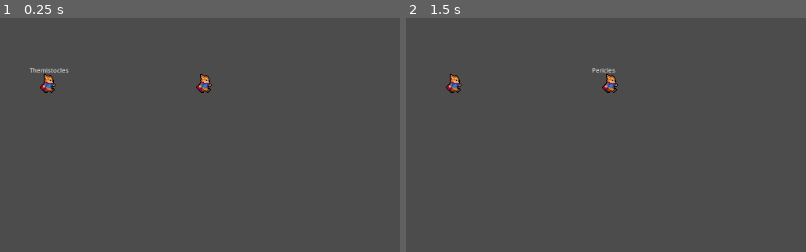
Above: before the commit, frames 1-2 (left to right).
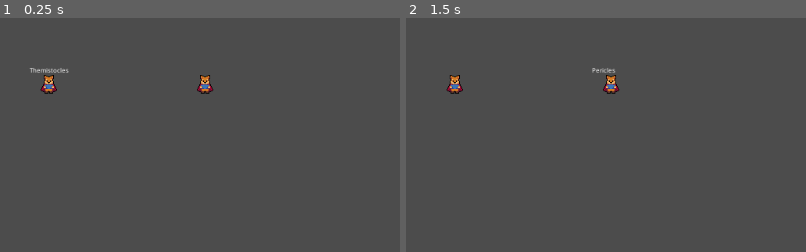
Above: after the commit, the same moments.

Repository: Multi-User-Domain/SimPolis
Game: Godot game, scene res://Main.tscn
The game is run twice, just before and just after one commit, with the same random seed, the same clock (stepped at 60 frames per second) and the same inputs.
Inputs (mouse positions are % of the whole screen's width and height, from its top left):
- Up to frame 1 (0.25 s): no input
- Up to frame 2 (1.5 s): tap Enter at 0.5 s; move the mouse to (6, 14) at 0.52 s; click (6, 14) at 0.67 s; tap Space at 1.25 s; move the mouse to (26, 14) at 1.27 s; click (26, 14) at 1.42 s
The pictures show only the part of the screen within x 0-50%, y 0-50%; the shares and areas given below are measured in that part.

The runs differ from the first frame. In frame 1, 0.4% of the frame differs, in the area x 10-54%, y 23-33%; in frame 2, 0.4%.

Commit message:
added character animations

Diff:
--- a/characters/Player/Player.tscn
+++ b/characters/Player/Player.tscn
@@ -11,6 +11,157 @@
 [sub_resource type="DynamicFont" id=2]
 size = 8
 font_data = ExtResource( 3 )
+
+[sub_resource type="Animation" id=11]
+resource_name = "IdleDown"
+length = 0.1
+loop = true
+tracks/0/type = "value"
+tracks/0/path = NodePath("Sprite:frame")
+tracks/0/interp = 1
+tracks/0/loop_wrap = true
+tracks/0/imported = false
+tracks/0/enabled = true
+tracks/0/keys = {
+"times": PoolRealArray( 0 ),
+"transitions": PoolRealArray( 1 ),
+"update": 1,
+"values": [ 18 ]
+}
+
+[sub_resource type="Animation" id=10]
+resource_name = "IdleLeft"
+length = 0.1
+loop = true
+tracks/0/type = "value"
+tracks/0/path = NodePath("Sprite:frame")
+tracks/0/interp = 1
+tracks/0/loop_wrap = true
+tracks/0/imported = false
+tracks/0/enabled = true
+tracks/0/keys = {
+"times": PoolRealArray( 0 ),
+"transitions": PoolRealArray( 1 ),
+"update": 1,
+"values": [ 12 ]
+}
+
+[sub_resource type="Animation" id=8]
+resource_name = "IdleRight"
+length = 0.1
+loop = true
+tracks/0/type = "value"
+tracks/0/path = NodePath("Sprite:frame")
+tracks/0/interp = 1
+tracks/0/loop_wrap = true
+tracks/0/imported = false
+tracks/0/enabled = true
+tracks/0/keys = {
+"times": PoolRealArray( 0 ),
+"transitions": PoolRealArray( 1 ),
+"update": 1,
+"values": [ 0 ]
+}
+
+[sub_resource type="Animation" id=9]
+resource_name = "IdleUp"
+length = 0.1
+loop = true
+tracks/0/type = "value"
+tracks/0/path = NodePath("Sprite:frame")
+tracks/0/interp = 1
+tracks/0/loop_wrap = true
+tracks/0/imported = false
+tracks/0/enabled = true
+tracks/0/keys = {
+"times": PoolRealArray( 0 ),
+"transitions": PoolRealArray( 1 ),
+"update": 1,
+"values": [ 6 ]
+}
+
+[sub_resource type="Animation" id=3]
+length = 0.001
+tracks/0/type = "value"
+tracks/0/path = NodePath("Sprite:frame")
+tracks/0/interp = 1
+tracks/0/loop_wrap = true
+tracks/0/imported = false
+tracks/0/enabled = true
+tracks/0/keys = {
+"times": PoolRealArray( 0 ),
+"transitions": PoolRealArray( 1 ),
+"update": 0,
+"values": [ 1 ]
+}
+
+[sub_resource type="Animation" id=7]
+resource_name = "RunDown"
+length = 0.5
+loop = true
+tracks/0/type = "value"
+tracks/0/path = NodePath("Sprite:frame")
+tracks/0/interp = 1
+tracks/0/loop_wrap = true
+tracks/0/imported = false
+tracks/0/enabled = true
+tracks/0/keys = {
+"times": PoolRealArray( 0, 0.1, 0.2, 0.3, 0.4 ),
+"transitions": PoolRealArray( 1, 1, 1, 1, 1 ),
+"update": 1,
+"values": [ 20, 21, 22, 23, 18 ]
+}
+
+[sub_resource type="Animation" id=6]
+resource_name = "RunLeft"
+length = 0.5
+loop = true
+tracks/0/type = "value"
+tracks/0/path = NodePath("Sprite:frame")
+tracks/0/interp = 1
+tracks/0/loop_wrap = true
+tracks/0/imported = false
+tracks/0/enabled = true
+tracks/0/keys = {
+"times": PoolRealArray( 0, 0.1, 0.2, 0.3, 0.4 ),
+"transitions": PoolRealArray( 1, 1, 1, 1, 1 ),
+"update": 1,
+"values": [ 14, 15, 16, 17, 12 ]
+}
+
+[sub_resource type="Animation" id=4]
+resource_name = "RunRight"
+length = 0.5
+loop = true
+tracks/0/type = "value"
+tracks/0/path = NodePath("Sprite:frame")
+tracks/0/interp = 1
+tracks/0/loop_wrap = true
+tracks/0/imported = false
+tracks/0/enabled = true
+tracks/0/keys = {
+"times": PoolRealArray( 0, 0.1, 0.2, 0.3, 0.4 ),
+"transitions": PoolRealArray( 1, 1, 1, 1, 1 ),
+"update": 1,
+"values": [ 2, 3, 4, 5, 0 ]
+}
+
+[sub_resource type="Animation" id=5]
+resource_name = "RunUp"
+length = 0.5
+loop = true
+tracks/0/type = "value"
+tracks/0/path = NodePath("Sprite:frame")
+tracks/0/interp = 1
+tracks/0/loop_wrap = true
+tracks/0/imported = false
+tracks/0/enabled = true
+tracks/0/keys = {
+"times": PoolRealArray( 0, 0.1, 0.2, 0.3, 0.4 ),
+"transitions": PoolRealArray( 1, 1, 1, 1, 1 ),
+"update": 1,
+"values": [ 8, 9, 10, 11, 6 ]
+}
 
 [node name="KinematicBody2D" type="KinematicBody2D"]
 position = Vector2( 71, 38 )
@@ -38,4 +189,16 @@
 "_edit_use_anchors_": false
 }
 
+[node name="AnimationPlayer" type="AnimationPlayer" parent="."]
+autoplay = "IdleDown"
+anims/IdleDown = SubResource( 11 )
+anims/IdleLeft = SubResource( 10 )
+anims/IdleRight = SubResource( 8 )
+anims/IdleUp = SubResource( 9 )
+anims/RESET = SubResource( 3 )
+anims/RunDown = SubResource( 7 )
+anims/RunLeft = SubResource( 6 )
+anims/RunRight = SubResource( 4 )
+anims/RunUp = SubResource( 5 )
+
 [connection signal="input_event" from="." to="." method="_on_KinematicBody2D_input_event"]
Not shown: 1 places in characters/Player/Player.tscn that only renumber resources
